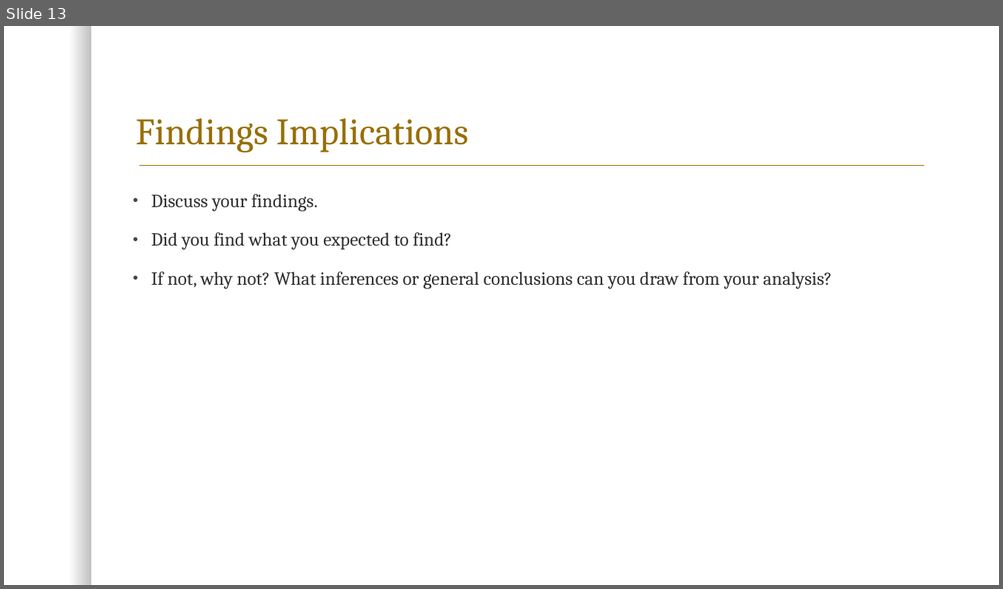
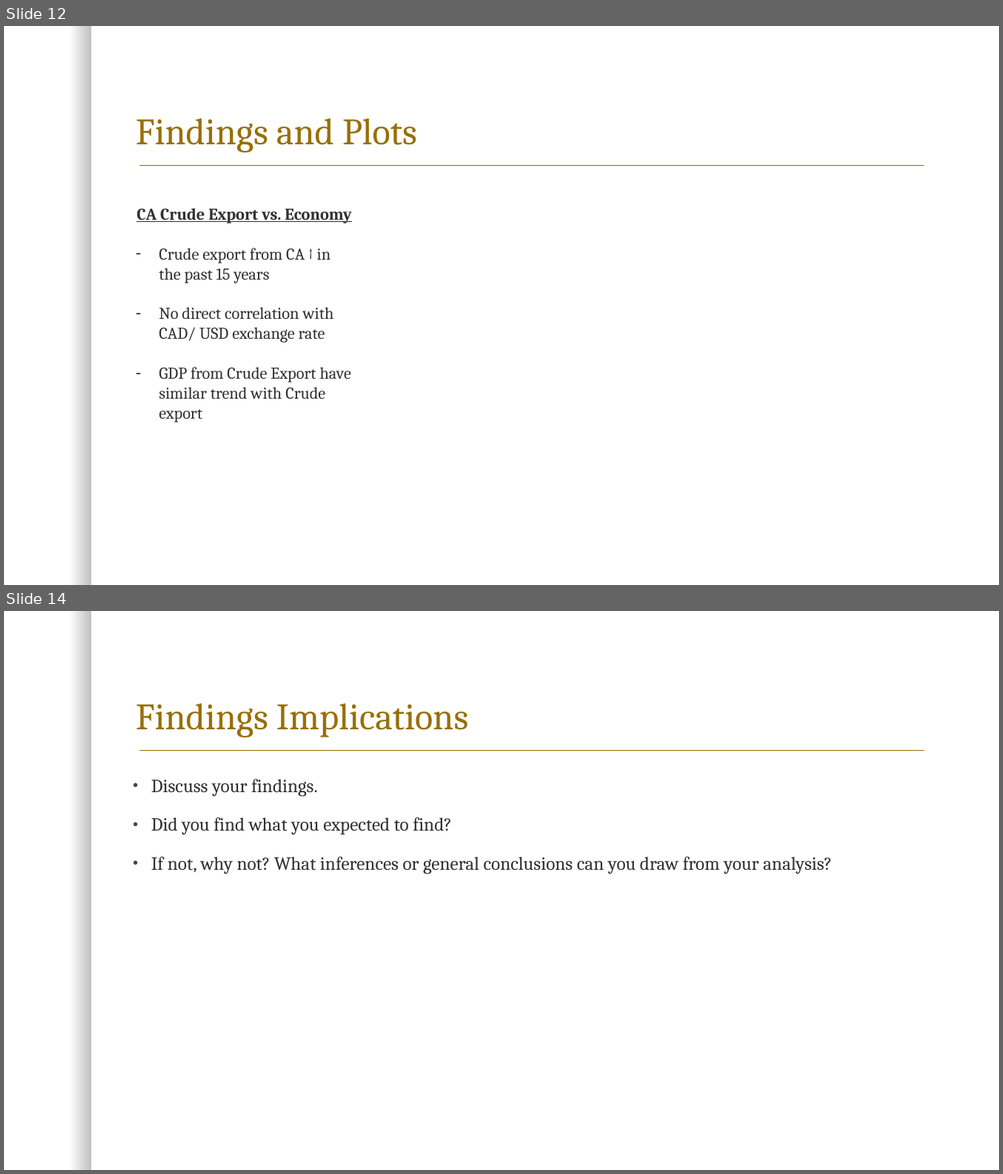
Before and after one commit to kk-deng/CanadaEnergyIE, a slide deck: Project 1.pptx. Shown one above the other, each under a label of ours: slide 13 before the commit, slides 12 and 14 after it; the slides between them are not shown. The pictures are 1003x589 and 1003x1174 pixels, drawn with LibreOffice and Linux fonts; fonts in the diff are those of the drawing; background and template pictures are left out. Boxes give left, top, right and bottom in pixels: in the first picture for what was removed or moved away, otherwise in the second. Text is boxed around its words. In the diff, an @@ line names an element or a change of style, - is before the commit and + after.

```diff
--- a/Project 1.pptx
+++ b/Project 1.pptx
@@ slide 12 added at bbox=[4, 26, 999, 585], background #FFFFFF; not listed: 2 template elements that a slide beside it also shows @@
@@ title added at bbox=[136, 118, 417, 153], 36 pt, text #986F07 @@
+Findings and Plots
@@ text added at bbox=[136, 208, 351, 423], 16 pt, text #303030 @@
+CA Crude Export vs. Economy
+– Crude export from CA ↑ in the past 15 years
+– No direct correlation with CAD/ USD exchange rate
+– GDP from Crude Export have similar trend with Crude export
@@ what was slide 13 is now slide 14 @@
```
Also in this commit, not shown: 2 slides changed, 2 other slides added, 2 slides removed, 1 other file.
